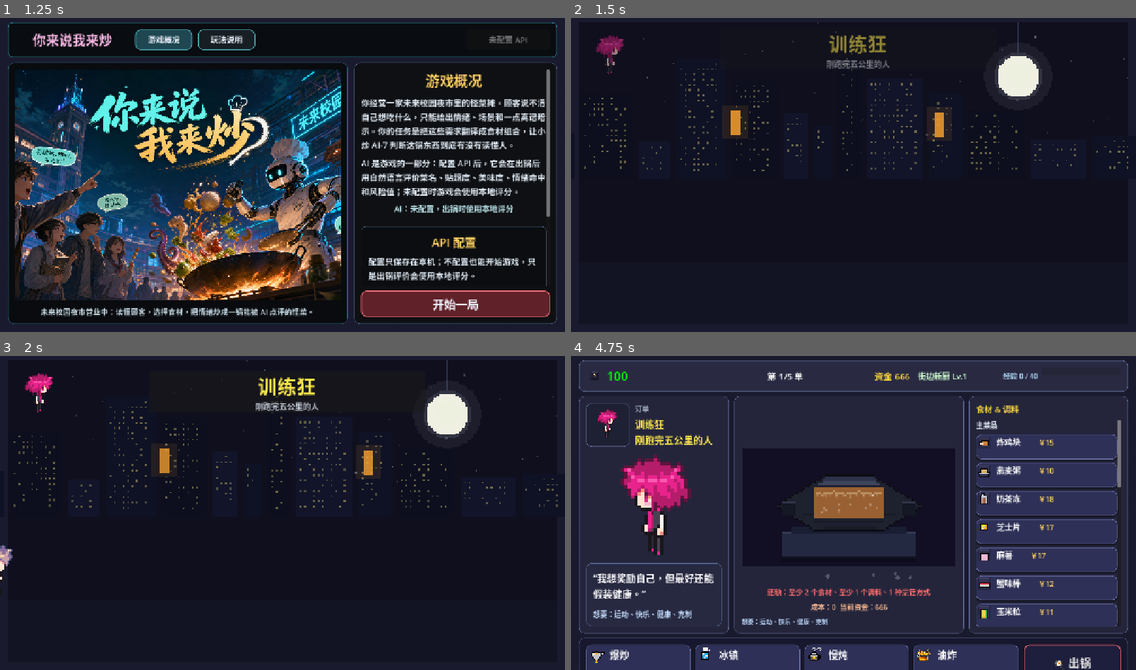
Above: before the commit, frames 1-4 (two rows, left to right).
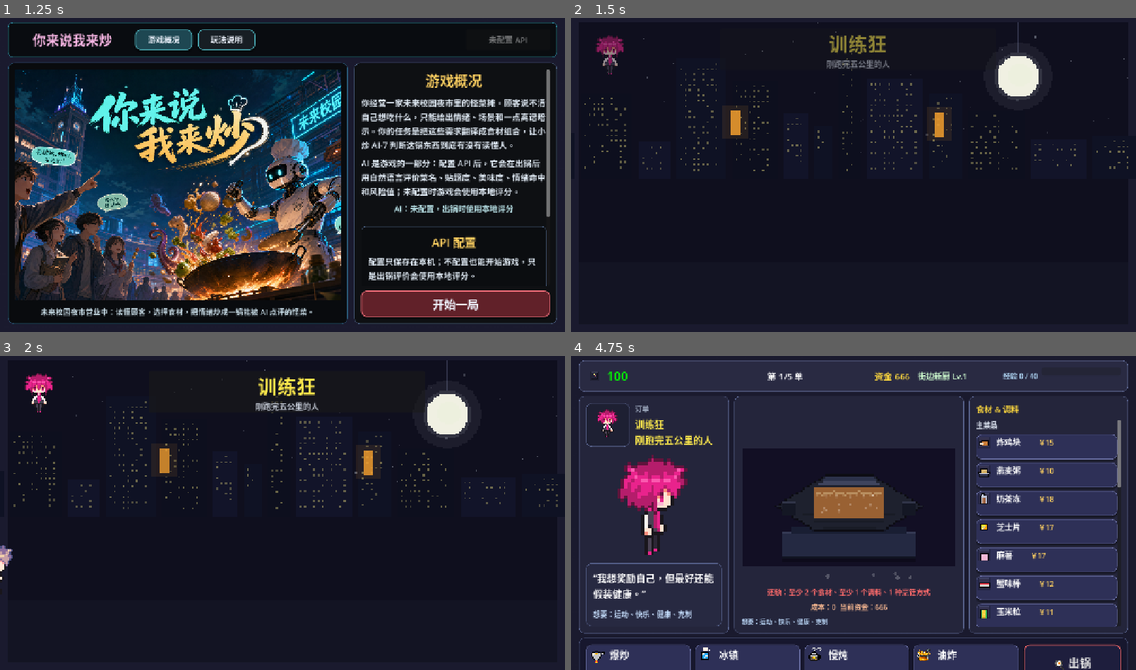
Above: after the commit, the same moments.

Repository: bug-zi/Stirit
Game: Godot game, scene res://main.tscn
The game is run twice, just before and just after one commit, with the same random seed, the same clock (stepped at 60 frames per second) and the same inputs.
Inputs (mouse positions are in pixels of both pictures, inside the frame that each line leads up to):
- Up to frame 1 (1.25 s): click (452, 319) at 0.52 s; type "12" at 0.6 s
- Up to frame 2 (1.5 s): click "开始一局" at 1.25 s
- Up to frame 3 (2 s): no input
- Up to frame 4 (4.75 s): move the mouse to (977, 494) at 2.02 s; move the mouse to (740, 525) at 2.77 s; move the mouse to (910, 440) at 3.52 s; move the mouse to (825, 575) at 4.27 s

Frame 1 is identical in both runs. In frame 2, 0.2% of the frame differs, in the area x 4-10%, y 5-18%; in frame 3, 0.2%; in frame 4, 1.7%, in the area x 4-22%, y 16-64%.

Commit message:
Adjust customer portrait and body slices

Diff:
--- a/main.gd
+++ b/main.gd
@@ -65,8 +65,10 @@
 const CHARACTER_SHEET_ROWS := 4
 const CUSTOMER_IDLE_SHEET_COLS := 5
 const CUSTOMER_IDLE_SHEET_ROWS := 4
-const CUSTOMER_PORTRAIT_COL := 4
-const CUSTOMER_PORTRAIT_ROW := 3
+const CUSTOMER_PORTRAIT_COL := 0
+const CUSTOMER_PORTRAIT_ROW := 1
+const CUSTOMER_BODY_COL := 4
+const CUSTOMER_BODY_ROW := 3
 const CHARACTER_IDLE_SHEETS := [
 	"res://assets/characters/pixel_character_1/Idle/Blue_Head_Idle-Sheet.png",
 	"res://assets/characters/pixel_character_1/Idle/Orange_Head_Idle-Sheet.png",
@@ -4405,7 +4407,7 @@
 	var fh: int = int(floor(float(sheet.get_height()) / float(CUSTOMER_IDLE_SHEET_ROWS)))
 	var atlas := AtlasTexture.new()
 	atlas.atlas = sheet
-	atlas.region = Rect2i(0, CHARACTER_ROW_FRONT * fh, fw, fh)
+	atlas.region = Rect2i(CUSTOMER_BODY_COL * fw, CUSTOMER_BODY_ROW * fh, fw, fh)
 	return atlas
 
 func _get_customer_idle_sheet(key: String) -> Texture2D:
